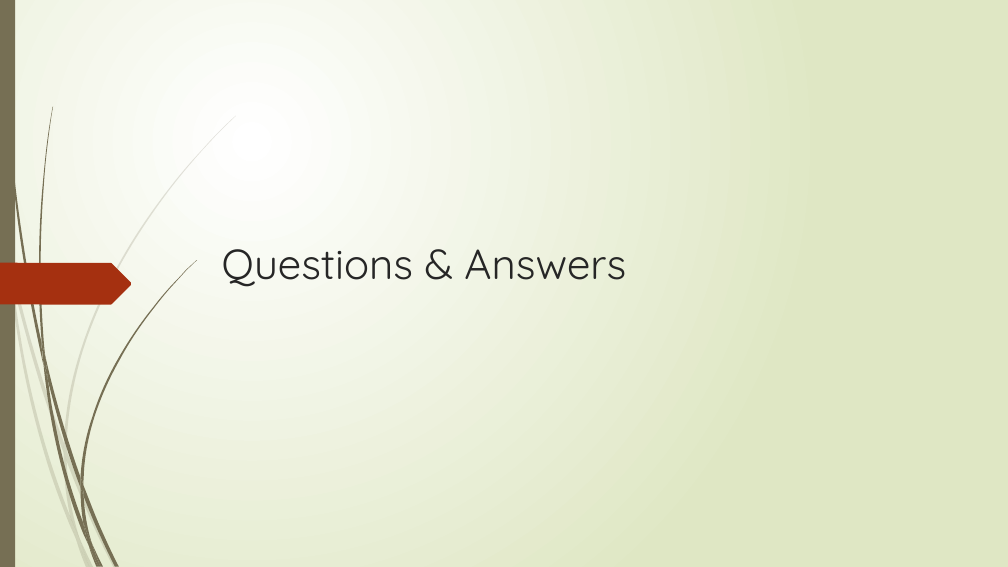
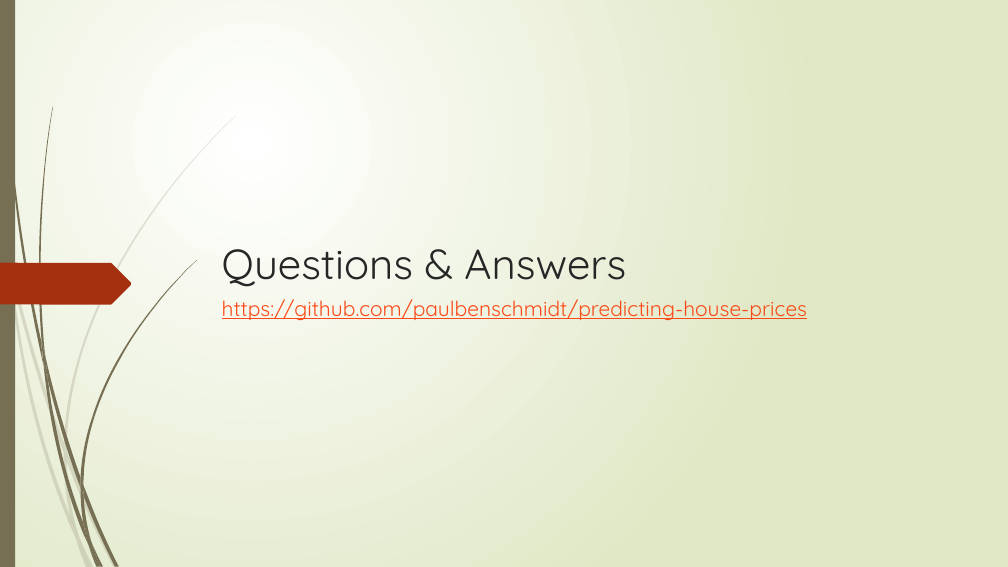
Before and after one commit to paulbenschmidt/predicting-house-prices, a slide deck: slide 26 of Predicting House Prices Presentation.pptx (slide 25 before the commit). Drawn at 1008x567 pixels with LibreOffice and Linux fonts; fonts in the diff are those of the drawing. Boxes give left, top, right and bottom in pixels: in the first picture for what was removed or moved away, otherwise in the second. Text is boxed around its words. In the diff, an @@ line names an element or a change of style, - is before the commit and + after.

```diff
--- a/Predicting House Prices Presentation.pptx
+++ b/Predicting House Prices Presentation.pptx
@@ text added at [222, 299, 807, 320], 20 pt, text #FB4A18, underline @@
+https://github.com/paulbenschmidt/predicting-house-prices
```
Also in this commit, not shown: 2 other slides changed, 1 slide added.
